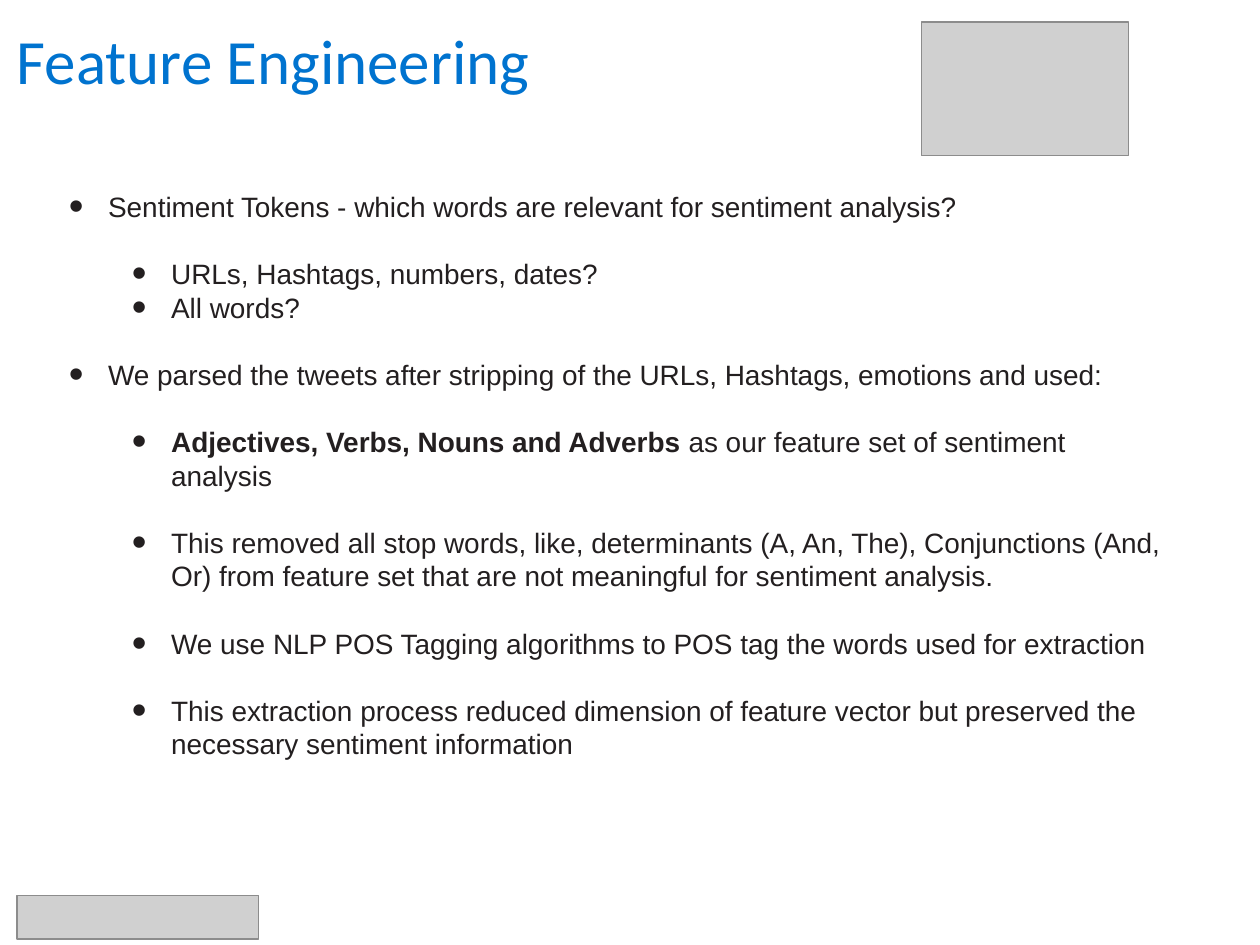
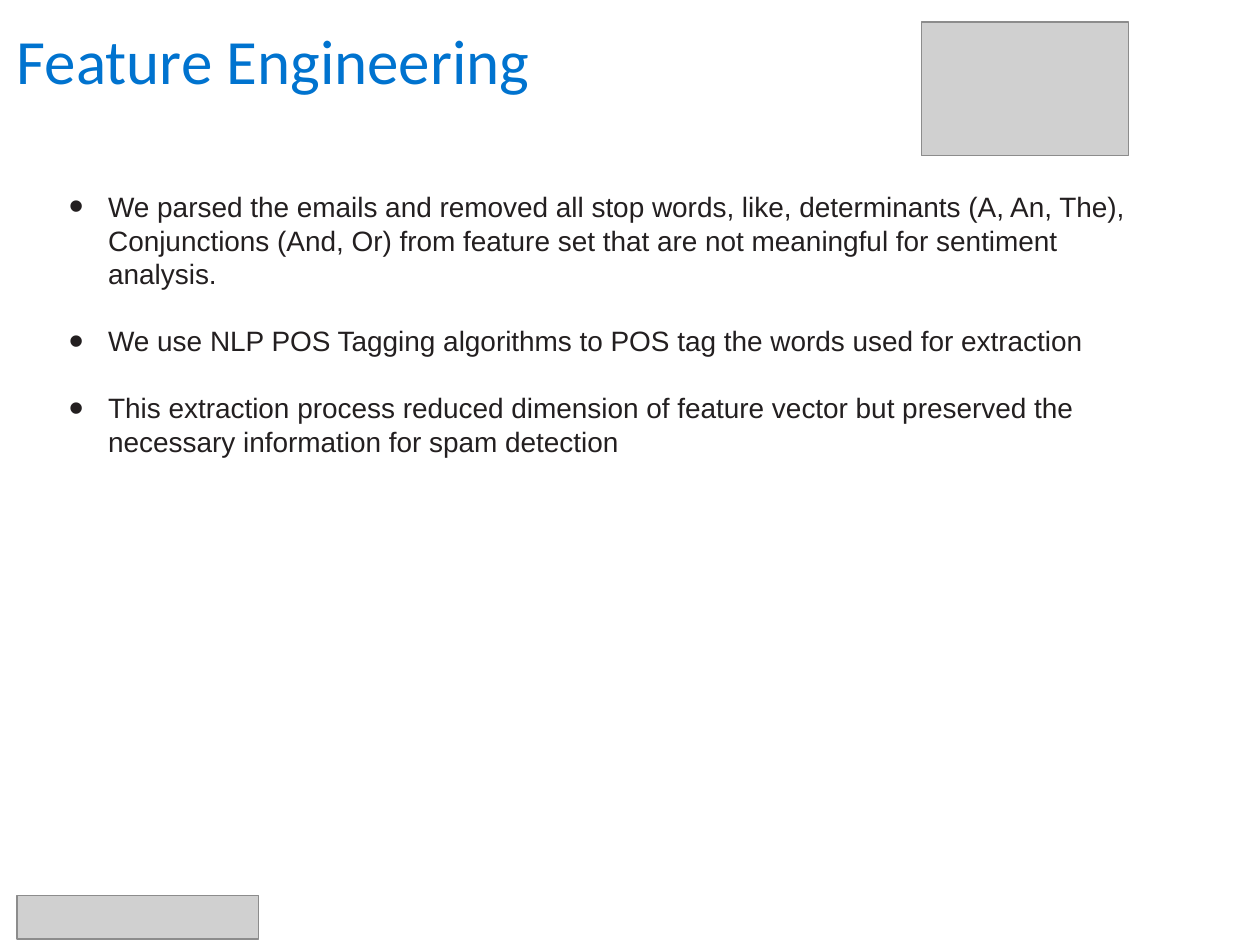
Before and after one commit to Pinak-Chakraborty/NLP-Proj-Spam-Ham, a slide deck: slide 3 of Spam Detection - Naive Bayesian Classifier v1 0.pptx (slide 6 before the commit). Drawn at 1260x945 pixels with LibreOffice and Linux fonts; fonts in the diff are those of the drawing; grey boxes stand for pictures; background and template pictures are left out. Boxes give left, top, right and bottom in pixels: in the first picture for what was removed or moved away, otherwise in the second. Text is boxed around its words. In the diff, an @@ line names an element or a change of style, - is before the commit and + after.

```diff
--- a/Spam Detection - Naive Bayesian Classifier v1 0.pptx
+++ b/Spam Detection - Naive Bayesian Classifier v1 0.pptx
@@ text at [108,196,1124,289]: text changed @@
-• Sentiment Tokens - which words are relevant for sentiment analysis?
-  • URLs, Hashtags, numbers, dates?
-  • All words?
-• We parsed the tweets after stripping of the URLs, Hashtags, emotions and used:
-  • Adjectives, Verbs, Nouns and Adverbs as our feature set of sentiment analysis
-  • This removed all stop words, like, determinants (A, An, The), Conjunctions (And, Or) from feature set that are not meaningful for sentiment analysis.
+• We parsed the emails and removed all stop words, like, determinants (A, An, The), Conjunctions (And, Or) from feature set that are not meaningful for sentiment analysis.
@@ text at [108,330,1082,356]: list level 2 to 1 in "We use NLP POS Tagging ..." @@
@@ text at [108,397,1073,457]: text changed @@
-  • This extraction process reduced dimension of feature vector but preserved the necessary sentiment information
+• This extraction process reduced dimension of feature vector but preserved the necessary information for spam detection
```
Also in this commit, not shown: 5 other slides changed, 6 slides removed.
